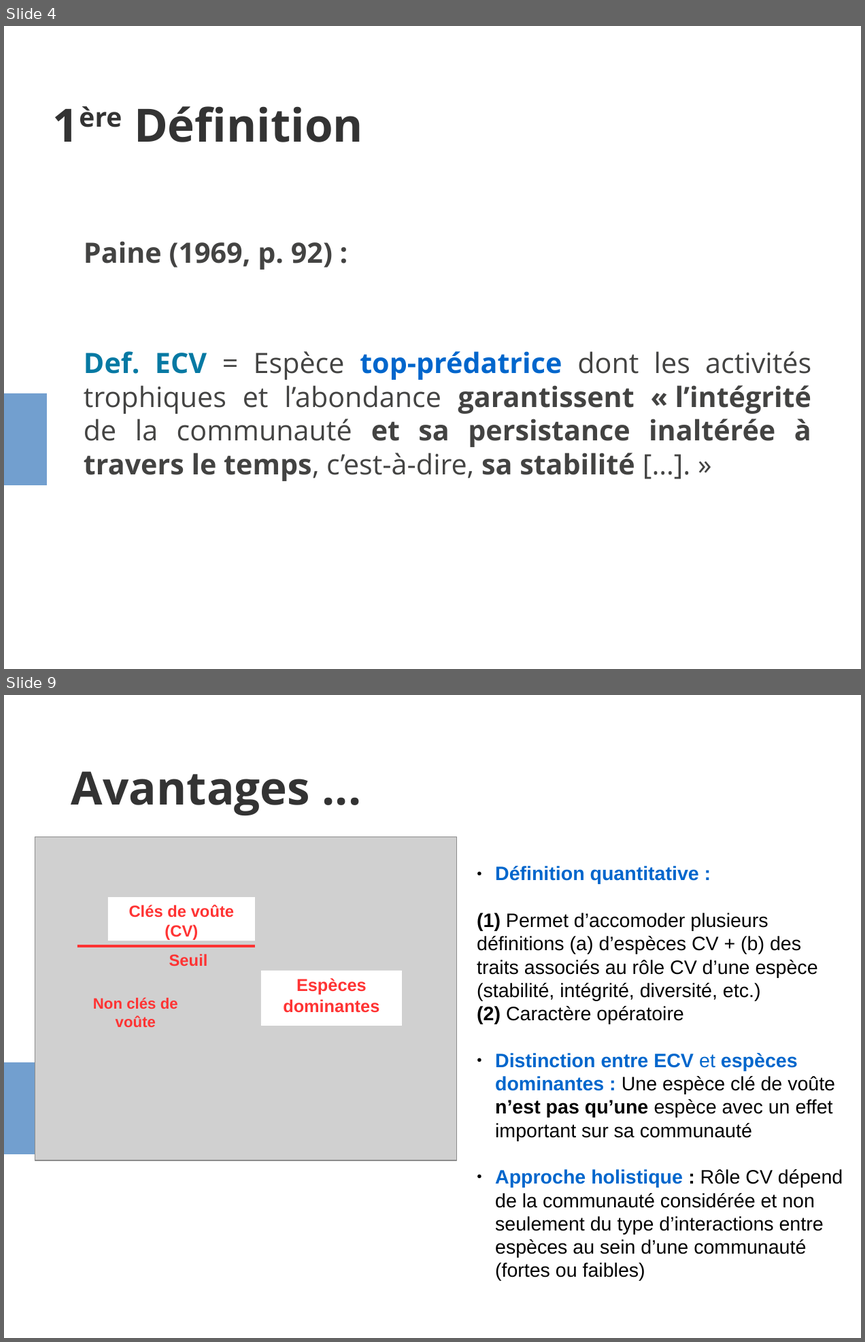
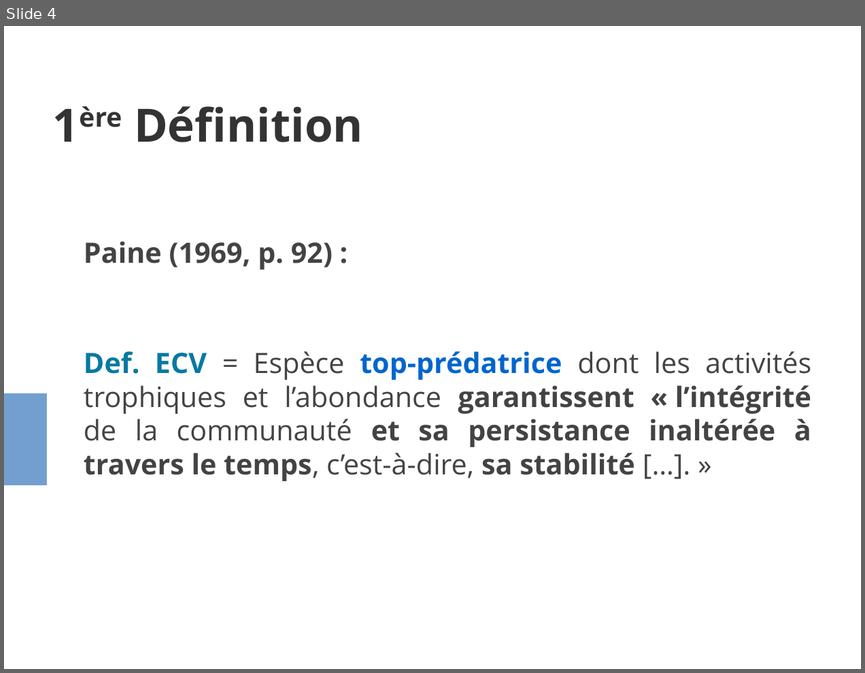
Before and after one commit to evadelmas/keystone_concept, a slide deck: presentation_LEIPS.odp. Shown one above the other, each under a label of ours: slides 4 and 9 before the commit, slide 4 after it; the slides between them are not shown. The pictures are 865x1342 and 865x673 pixels, drawn with LibreOffice and Linux fonts; fonts in the diff are those of the drawing; grey boxes stand for pictures. Boxes give left, top, right and bottom in pixels: in the first picture for what was removed or moved away, otherwise in the second. Text is boxed around its words. In the diff, an @@ line names an element or a change of style, - is before the commit and + after.

```diff
--- a/presentation_LEIPS.odp
+++ b/presentation_LEIPS.odp
@@ slide 9 removed at box(4, 695, 861, 1338), background #FFFFFF; not listed: 1 template element that a slide beside it also shows @@
@@ title removed at box(71, 771, 310, 815) @@
-Avantages ...
@@ picture removed at box(35, 836, 458, 1160) @@
@@ text removed at box(477, 866, 842, 1257) @@
-● Définition quantitative :
-(1) Permet d’accomoder plusieurs définitions (a) d’espèces CV + (b) des traits associés au rôle CV d’une espèce (stabilité, intégrité, diversité, etc.)
-(2) Caractère opératoire
-● Distinction entre ECV et espèces dominantes : Une espèce clé de voûte n’est pas qu’une espèce avec un effet important sur sa communauté
-● Approche holistique : Rôle CV dépend de la communauté considérée et non seulement du type d’interactions entre espèces au sein d’une communauté (fortes ou faibles)
@@ rectangle removed at box(108, 897, 255, 940) @@
-Clés de voûte (CV)
@@ line removed from (77, 946) to (255, 946) @@
@@ text removed at box(169, 954, 208, 966) @@
-Seuil
@@ rectangle removed at box(261, 970, 402, 1025) @@
-Espèces dominantes
@@ text removed at box(93, 997, 178, 1027) @@
-Non clés de voûte
```
Also in this commit, not shown: 6 slides changed, 14 slides added, 2 other slides removed.
